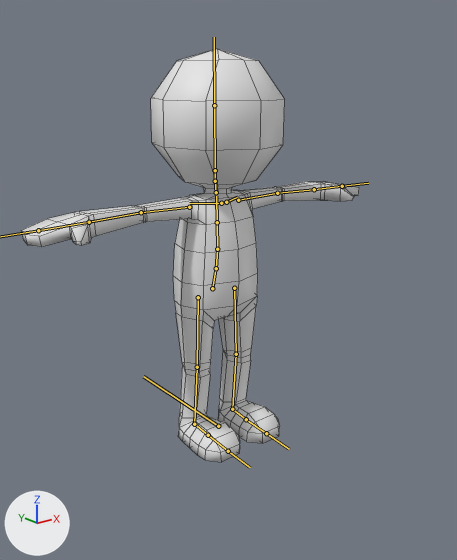
An edit to the FBX model JamGame/Assets/Models/Workers/Worker.fbx, drawn before and after from the same camera.
Both versions are drawn from a 50 mm camera at (-1.8, -2.33, 1.72) aimed at (-0.18, -0.3, 0.91). Arrows for +X, +Y and +Z are at lower left; the lights stay in place. The bones that bend it are drawn over the model as lines. Mesh edges are drawn as thin lines.
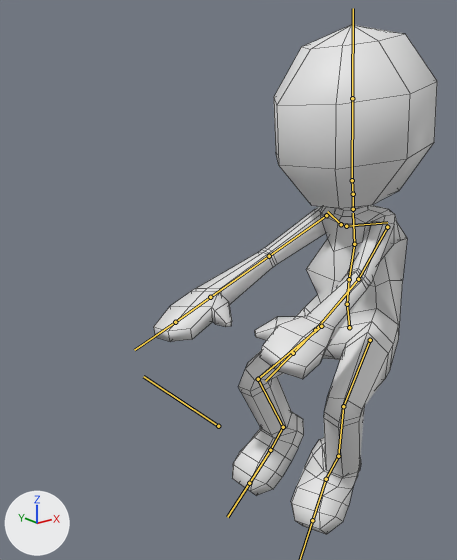
The newer file adds an action. The first version stands in its rest pose; the second is drawn at frame 13 of the action 'rig|Working'.

Boxes [x1, y1, x2, y2] around the edits, measured in the pictures (457 x 560 px):
'mesh', posed (16% narrower, 23% taller)
    before: [21, 49, 359, 462]
    after: [154, 25, 437, 534]
bone 'DEF-spine', root to tip
    before: (212, 288) to (216, 267)
    after: (349, 327) to (347, 303)
bone 'DEF-spine.001', root to tip
    before: (216, 268) to (217, 249)
    after: (347, 304) to (349, 279)
bone 'DEF-spine.002', root to tip
    before: (217, 249) to (217, 222)
    after: (349, 279) to (354, 244)
bone 'DEF-spine.003', root to tip
    before: (217, 222) to (216, 196)
    after: (354, 244) to (353, 213)
bone 'DEF-spine.004', root to tip
    before: (216, 192) to (215, 181)
    after: (353, 209) to (353, 194)
bone 'DEF-head', root to tip
    before: (215, 170) to (214, 105)
    after: (352, 180) to (352, 98)
bone 'DEF-upper_arm.L', root to tip
    before: (238, 200) to (277, 193)
    after: (387, 227) to (358, 279)
bone 'DEF-forearm.L', root to tip
    before: (277, 193) to (314, 189)
    after: (358, 279) to (315, 330)
bone 'DEF-hand.L', root to tip
    before: (314, 189) to (342, 186)
    after: (315, 330) to (293, 353)
bone 'DEF-upper_arm.R', root to tip
    before: (189, 207) to (141, 212)
    after: (326, 215) to (269, 256)
bone 'DEF-forearm.R', root to tip
    before: (141, 212) to (89, 222)
    after: (269, 256) to (210, 297)
bone 'DEF-hand.R', root to tip
    before: (89, 222) to (38, 230)
    after: (210, 297) to (175, 322)
bone 'DEF-thigh.L', root to tip
    before: (234, 288) to (236, 354)
    after: (370, 340) to (343, 406)
bone 'DEF-shin.L', root to tip
    before: (236, 354) to (232, 409)
    after: (343, 406) to (338, 456)
bone 'DEF-foot.L', root to tip
    before: (232, 409) to (246, 419)
    after: (338, 456) to (326, 479)
bone 'DEF-toe.L', root to tip
    before: (246, 419) to (266, 433)
    after: (326, 479) to (312, 520)
bone 'DEF-thigh.R', root to tip
    before: (198, 297) to (197, 367)
    after: (321, 326) to (258, 379)
bone 'DEF-shin.R', root to tip
    before: (197, 367) to (194, 424)
    after: (258, 379) to (283, 427)
bone 'DEF-foot.R', root to tip
    before: (194, 424) to (208, 435)
    after: (283, 427) to (270, 450)
bone 'DEF-toe.R', root to tip
    before: (208, 435) to (228, 451)
    after: (270, 450) to (249, 483)

Edits to the bpy script that builds the scene:
```text
Change bone_def_spine:
    where bone_def_spine = bpy.data.objects['rig'].pose.bones['DEF-spine']  # child of 'root'
    bone_def_spine.location: (0.0, 0.0, 0.0) -> (0.098, 0.211, 0.764)
    bone_def_spine.rotation_quaternion: (1.0, 0.0, 0.0, 0.0) -> (0.761, 0.0, -0.628, 0.162)  # degrees (0, 0, 0) -> degrees (-44, -73, 57)
Change bone_def_spine_001:
    where bone_def_spine_001 = bpy.data.objects['rig'].pose.bones['DEF-spine.001']  # child of 'DEF-spine'
    bone_def_spine_001.rotation_quaternion: (1.0, 0.0, 0.0, 0.0) -> (0.999, -0.046, 0.0, -0.018)  # degrees (0, 0, 0) -> degrees (-5, 0, -2)
    bone_def_spine_001.scale: (1.0, 1.0, 1.0) -> (0.98, 1.04, 0.98)
Change bone_def_spine_002:
    where bone_def_spine_002 = bpy.data.objects['rig'].pose.bones['DEF-spine.002']  # child of 'DEF-spine.001'
    bone_def_spine_002.rotation_quaternion: (1.0, 0.0, 0.0, 0.0) -> (0.996, 0.022, 0.081, -0.011)  # degrees (0, 0, 0) -> degrees (2, 9, -1)
    bone_def_spine_002.scale: (1.0, 1.0, 1.0) -> (0.96, 1.09, 0.96)
Change bone_def_spine_003:
    where bone_def_spine_003 = bpy.data.objects['rig'].pose.bones['DEF-spine.003']  # child of 'DEF-spine.002'
    bone_def_spine_003.rotation_quaternion: (1.0, 0.0, 0.0, 0.0) -> (0.978, 0.151, -0.133, 0.046)  # degrees (0, 0, 0) -> degrees (17, -16, 3)
    bone_def_spine_003.scale: (1.0, 1.0, 1.0) -> (1.06, 0.9, 1.05)
Change bone_def_spine_004:
    where bone_def_spine_004 = bpy.data.objects['rig'].pose.bones['DEF-spine.004']  # child of 'DEF-spine.003'
    bone_def_spine_004.rotation_quaternion: (1.0, 0.0, 0.0, 0.0) -> (0.992, 0.001, 0.124, 0.016)  # degrees (0, 0, 0) -> degrees (0, 14, 2)
    bone_def_spine_004.scale: (1.0, 1.0, 1.0) -> (0.97, 1.06, 0.97)
Change bone_def_head:
    where bone_def_head = bpy.data.objects['rig'].pose.bones['DEF-head']  # child of 'DEF-neck'
    bone_def_head.rotation_quaternion: (1.0, 0.0, 0.0, 0.0) -> (0.99, -0.066, 0.121, -0.015)  # degrees (0, 0, 0) -> degrees (-8, 14, -3)
    bone_def_head.scale: (1.0, 1.0, 1.0) -> (1.03, 0.95, 1.03)
Change bone_def_upper_arm_l:
    where bone_def_upper_arm_l = bpy.data.objects['rig'].pose.bones['DEF-upper_arm.L']  # child of 'DEF-shoulder.L'
    bone_def_upper_arm_l.rotation_quaternion: (1.0, 0.0, 0.0, 0.0) -> (0.765, 0.593, 0.0, 0.253)  # degrees (0, 0, 0) -> degrees (72, -17, 24)
    bone_def_upper_arm_l.scale: (1.0, 1.0, 1.0) -> (1.0, 0.99, 1.0)
Change bone_def_forearm_l:
    where bone_def_forearm_l = bpy.data.objects['rig'].pose.bones['DEF-forearm.L']  # child of 'DEF-upper_arm.L'
    bone_def_forearm_l.rotation_quaternion: (1.0, 0.0, 0.0, 0.0) -> (0.925, 0.046, -0.374, 0.045)  # degrees (0, 0, 0) -> degrees (4, -44, 4)
Change bone_def_hand_l:
    where bone_def_hand_l = bpy.data.objects['rig'].pose.bones['DEF-hand.L']  # child of 'DEF-forearm.L'
    bone_def_hand_l.rotation_quaternion: (1.0, 0.0, 0.0, 0.0) -> (0.893, -0.18, 0.32, 0.262)  # degrees (0, 0, 0) -> degrees (-12, 42, 28)
Change bone_def_upper_arm_r:
    where bone_def_upper_arm_r = bpy.data.objects['rig'].pose.bones['DEF-upper_arm.R']  # child of 'DEF-shoulder.R'
    bone_def_upper_arm_r.rotation_quaternion: (1.0, 0.0, 0.0, 0.0) -> (0.799, 0.539, 0.0, -0.269)  # degrees (0, 0, 0) -> degrees (64, 17, -27)
    bone_def_upper_arm_r.scale: (1.0, 1.0, 1.0) -> (0.96, 1.09, 0.96)
Change bone_def_forearm_r:
    where bone_def_forearm_r = bpy.data.objects['rig'].pose.bones['DEF-forearm.R']  # child of 'DEF-upper_arm.R'
    bone_def_forearm_r.rotation_quaternion: (1.0, 0.0, 0.0, 0.0) -> (0.999, -0.035, 0.006, 0.0)  # degrees (0, 0, 0) -> degrees (-4, 1, 0)
Change bone_def_hand_r:
    where bone_def_hand_r = bpy.data.objects['rig'].pose.bones['DEF-hand.R']  # child of 'DEF-forearm.R'
    bone_def_hand_r.rotation_quaternion: (1.0, 0.0, 0.0, 0.0) -> (0.93, 0.137, -0.074, -0.332)  # degrees (0, 0, 0) -> degrees (18, -3, -40)
    bone_def_hand_r.scale: (1.0, 1.0, 1.0) -> (1.0, 0.97, 1.04)
Change bone_def_thigh_l:
    where bone_def_thigh_l = bpy.data.objects['rig'].pose.bones['DEF-thigh.L']  # child of 'DEF-spine'
    bone_def_thigh_l.rotation_quaternion: (1.0, 0.0, 0.0, 0.0) -> (0.837, -0.545, 0.0, 0.053)  # degrees (0, 0, 0) -> degrees (-66, 3, 5)
    bone_def_thigh_l.scale: (1.0, 1.0, 1.0) -> (1.02, 0.96, 1.02)
Change bone_def_shin_l:
    where bone_def_shin_l = bpy.data.objects['rig'].pose.bones['DEF-shin.L']  # child of 'DEF-thigh.L'
    bone_def_shin_l.rotation_quaternion: (1.0, 0.0, 0.0, 0.0) -> (0.736, 0.676, -0.024, 0.026)  # degrees (0, 0, 0) -> degrees (85, -4, 0)
    bone_def_shin_l.scale: (1.0, 1.0, 1.0) -> (1.0, 0.93, 1.07)
Change bone_def_foot_l:
    where bone_def_foot_l = bpy.data.objects['rig'].pose.bones['DEF-foot.L']  # child of 'DEF-shin.L'
    bone_def_foot_l.rotation_quaternion: (1.0, 0.0, 0.0, 0.0) -> (0.883, 0.383, -0.25, -0.109)  # degrees (0, 0, 0) -> degrees (51, -21, -24)
    bone_def_foot_l.scale: (1.0, 1.0, 1.0) -> (1.02, 0.94, 1.04)
Change bone_def_toe_l:
    where bone_def_toe_l = bpy.data.objects['rig'].pose.bones['DEF-toe.L']  # child of 'DEF-foot.L'
    bone_def_toe_l.rotation_quaternion: (1.0, 0.0, 0.0, 0.0) -> (0.876, 0.25, 0.394, 0.126)  # degrees (0, 0, 0) -> degrees (44, 39, 32)
    bone_def_toe_l.scale: (1.0, 1.0, 1.0) -> (0.99, 1.04, 0.98)
Change bone_def_thigh_r:
    where bone_def_thigh_r = bpy.data.objects['rig'].pose.bones['DEF-thigh.R']  # child of 'DEF-spine'
    bone_def_thigh_r.rotation_quaternion: (1.0, 0.0, 0.0, 0.0) -> (0.88, -0.474, 0.0, 0.032)  # degrees (0, 0, 0) -> degrees (-57, 2, 3)
    bone_def_thigh_r.scale: (1.0, 1.0, 1.0) -> (1.02, 0.96, 1.02)
Change bone_def_shin_r:
    where bone_def_shin_r = bpy.data.objects['rig'].pose.bones['DEF-shin.R']  # child of 'DEF-thigh.R'
    bone_def_shin_r.rotation_quaternion: (1.0, 0.0, 0.0, 0.0) -> (0.767, 0.642, -0.013, 0.013)  # degrees (0, 0, 0) -> degrees (80, -2, 0)
    bone_def_shin_r.scale: (1.0, 1.0, 1.0) -> (1.0, 0.93, 1.07)
Change bone_def_foot_r:
    where bone_def_foot_r = bpy.data.objects['rig'].pose.bones['DEF-foot.R']  # child of 'DEF-shin.R'
    bone_def_foot_r.rotation_quaternion: (1.0, 0.0, 0.0, 0.0) -> (0.979, 0.194, 0.001, 0.058)  # degrees (0, 0, 0) -> degrees (22, -1, 7)
    bone_def_foot_r.scale: (1.0, 1.0, 1.0) -> (0.98, 0.99, 1.04)
Change bone_def_toe_r:
    where bone_def_toe_r = bpy.data.objects['rig'].pose.bones['DEF-toe.R']  # child of 'DEF-foot.R'
    bone_def_toe_r.rotation_quaternion: (1.0, 0.0, 0.0, 0.0) -> (0.999, 0.049, 0.0, 0.012)  # degrees (0, 0, 0) -> degrees (6, 0, 1)
```
